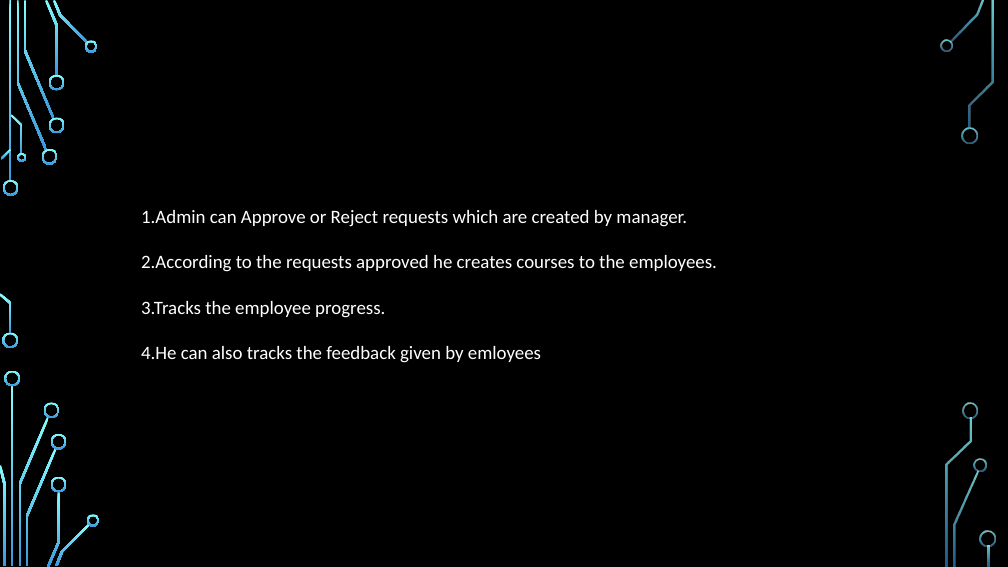
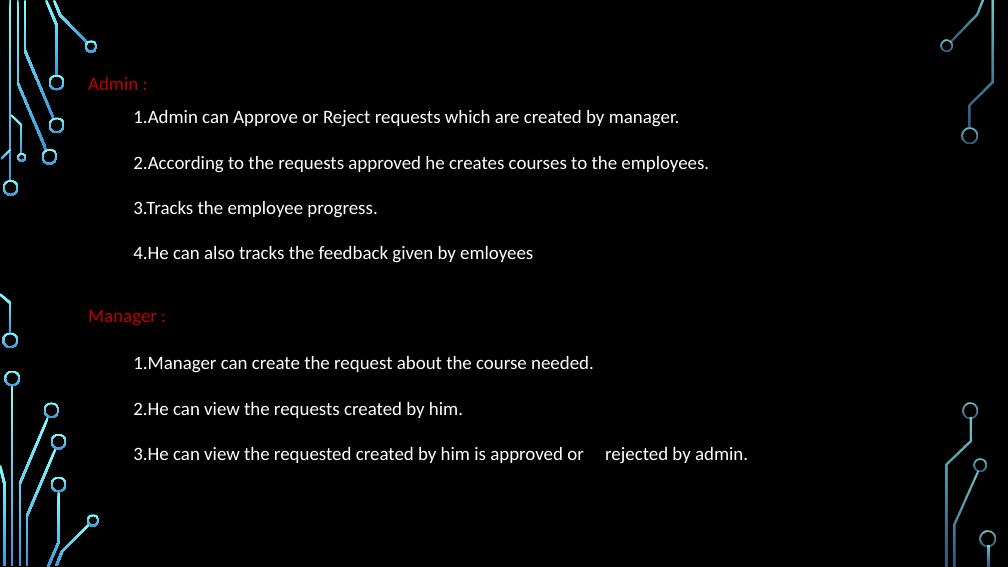
Before and after one commit to Jabitha2003/LMS-PROJECT, a slide deck: slide 4 of LMS-PPT.pptx (slide 10 before the commit). Drawn at 1008x567 pixels with LibreOffice and Linux fonts; fonts in the diff are those of the drawing; background and template pictures are left out. Boxes give left, top, right and bottom in pixels: in the first picture for what was removed or moved away, otherwise in the second. Text is boxed around its words. In the diff, an @@ line names an element or a change of style, - is before the commit and + after.

```diff
--- a/LMS-PPT.pptx
+++ b/LMS-PPT.pptx
@@ text added at (x1=88, y1=77, x2=138, y2=90), 18 pt, text #C00000 @@
+Admin :
@@ text "1.Admin can Approve or Reject ..." moved from (x1=141, y1=210, x2=717, y2=363) to (x1=133, y1=110, x2=709, y2=263) @@
@@ text added at (x1=88, y1=310, x2=157, y2=326), 18 pt, text #C00000 @@
+Manager :
@@ text added at (x1=133, y1=356, x2=748, y2=464), 18 pt, text #FFFFFF @@
+1.Manager can create the request about the course needed.
+2.He can view the requests created by him.
+3.He can view the requested created by him is approved or rejected by admin.
```
Also in this commit, not shown: 7 other slides changed, 7 slides added.
